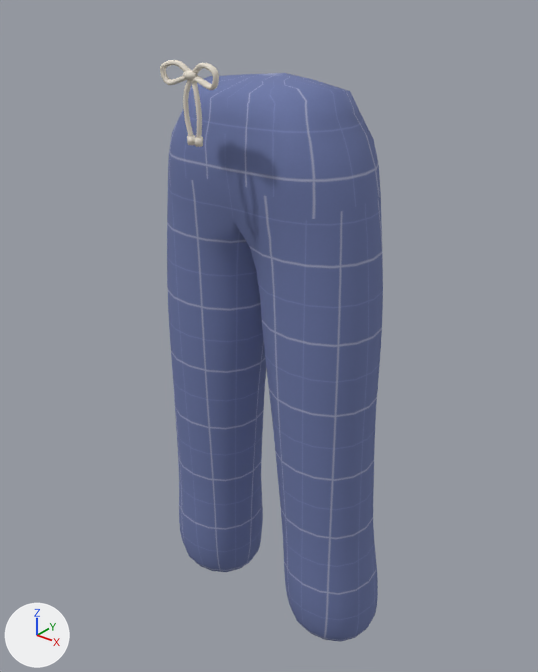
The glTF model character/export/parts/joggers.glb as it was, and as the next commit left it.
Before and after are seen from a camera (50 mm lens) standing at (0.619, -0.768, 1.057) and looking at (-0.006, 0.013, 0.573). The axes (+X, +Y, +Z) are drawn at lower left. The lights are the same throughout. The first picture is the older version. Vertices at exactly the same position are counted once.

Objects in the first picture: 'Outfit_Joggers'.
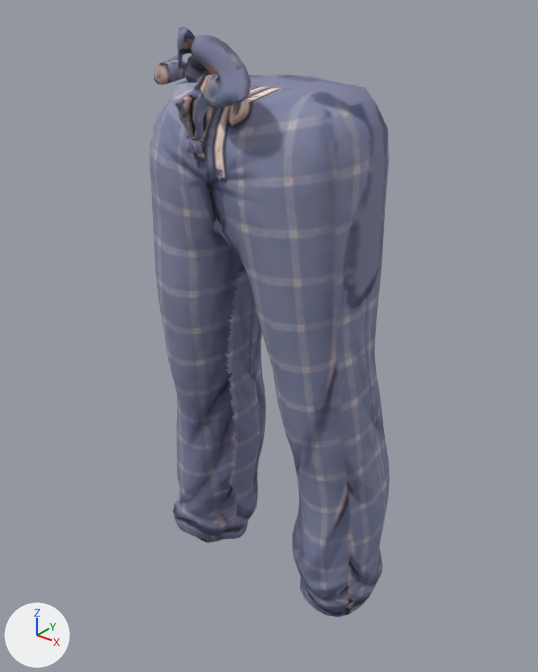
Patch to the scene script:
```diff
--- a/character/export/parts/joggers.glb.py
+++ b/character/export/parts/joggers.glb.py
@@ img_paint_outfit_joggers @@
+img_paint_outfit_joggers = load_image('paint_outfit_joggers', '_unpacked/paint_outfit_joggers', 1024, 1024, 'sRGB')
@@ mat_paint_outfit_joggers @@
+mat_paint_outfit_joggers = bpy.data.materials.new('paint_outfit_joggers')
+# uses the picture img_paint_outfit_joggers
@@ me_outfit_joggers @@
 # used by ob_outfit_joggers; location = (0.0, 0.0, 0.0)
-me_outfit_joggers.from_pydata(...)  # 2705 vertices, 5392 faces; spans x -0.197..0.197, y -0.142..0.098, z 0.087..0.97
-me_outfit_joggers.materials.append(mat_plaid)  # picture img_pants_plaid
-me_outfit_joggers.materials.append(mat_drawstring)  # pale yellow #ece4d6
+me_outfit_joggers.from_pydata(...)  # 1678 vertices, 3296 faces; spans x -0.227..0.19, y -0.154..0.131, z 0.092..1.005
+# me_outfit_joggers part 1: the loose piece of 2064 vertices spanning x -0.197..0.197, y -0.082..0.098, z 0.087..0.944 is rebuilt with 1032 vertices and now spans x -0.227..0.19, y -0.129..0.131, z 0.092..0.941, in mat_paint_outfit_joggers
+# me_outfit_joggers part 2: a new loose piece of 152 vertices spanning x -0.079..0.01, y -0.146..-0.103, z 0.941..1.005, in mat_paint_outfit_joggers
+# me_outfit_joggers part 3: a new loose piece of 152 vertices spanning x -0.006..0.099, y -0.154..-0.11, z 0.926..0.999, in mat_paint_outfit_joggers
+# me_outfit_joggers part 4: a new loose piece of 116 vertices spanning x -0.018..-0.001, y -0.153..-0.088, z 0.885..0.96, in mat_paint_outfit_joggers
+# me_outfit_joggers part 5: a new loose piece of 116 vertices spanning x 0.004..0.026, y -0.146..-0.08, z 0.885..0.954, in mat_paint_outfit_joggers
+# me_outfit_joggers part 6: a new loose piece of 74 vertices spanning x -0.029..0.032, y -0.134..-0.089, z 0.942..0.977, in mat_paint_outfit_joggers
+# me_outfit_joggers part 7: a new loose piece of 18 vertices spanning x -0.011..-0.001, y -0.14..-0.124, z 0.868..0.884, in mat_paint_outfit_joggers
+# me_outfit_joggers part 8: a new loose piece of 18 vertices spanning x 0.001..0.011, y -0.14..-0.124, z 0.868..0.884, in mat_paint_outfit_joggers
+# me_outfit_joggers part 9: the loose piece of 74 vertices spanning x -0.01..0.01, y -0.142..-0.127, z 0.949..0.961 is deleted
+# me_outfit_joggers part 10: 567 vertices removed from x -0.043..0.043, y -0.142..-0.127, z 0.877..0.97
+me_outfit_joggers.materials.append(mat_paint_outfit_joggers)
```

What differs and where, as boxes (x1, y1, x2, y2) in the pictures (538 x 672 px):
'Outfit_Joggers', reshaped (8% wider): before (160, 60, 383, 642); after (150, 27, 390, 617)
part 1 of me_outfit_joggers, rebuilt (11% wider): before (167, 73, 383, 642); after (150, 75, 390, 617)
part 2 of me_outfit_joggers, added: after (154, 27, 195, 85)
part 3 of me_outfit_joggers, added (blue): after (191, 34, 251, 109)
part 4 of me_outfit_joggers, added: after (175, 84, 200, 139)
part 5 of me_outfit_joggers, added (blue): after (193, 91, 213, 140)
part 6 of me_outfit_joggers, added: after (185, 56, 209, 83)
part 7 of me_outfit_joggers, added: after (186, 139, 196, 153)
part 8 of me_outfit_joggers, added: after (193, 140, 204, 154)
part 9 of me_outfit_joggers, deleted: before (183, 70, 196, 81)
part 10 of me_outfit_joggers, deleted (pale yellow): before (160, 60, 219, 147)
